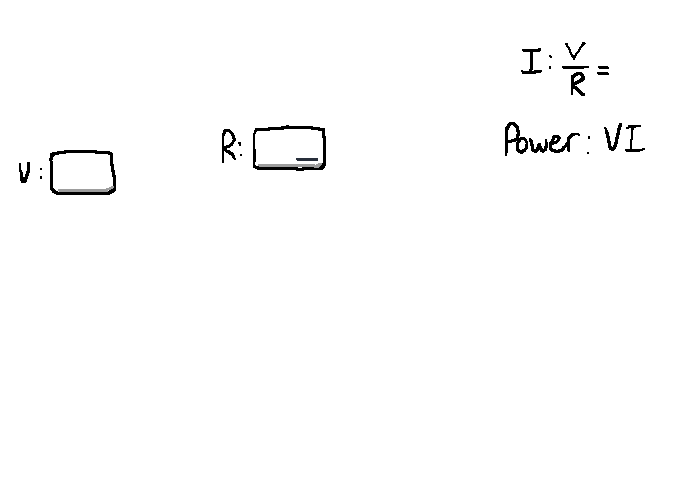
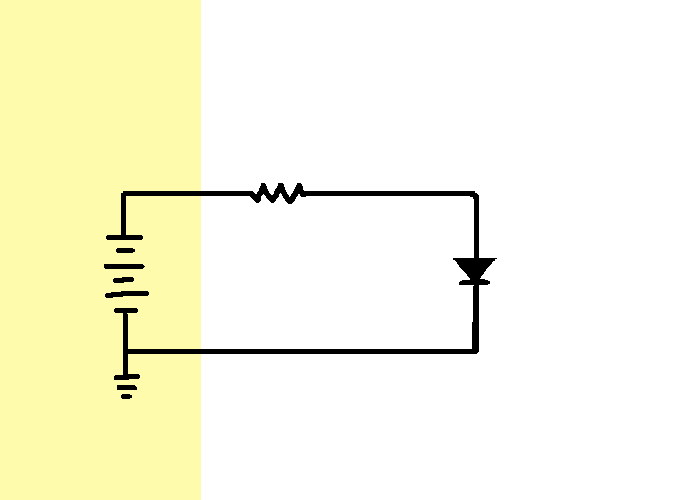
Revision of a layered 700px x 500px image; what changed, layer by layer:
hid "textbox" over [19,42,645,195]
showed "Layer 3", painted on it over [72,183,497,399]
added layer "Layer 4" above "Layer 2" over [0,0,201,500]
